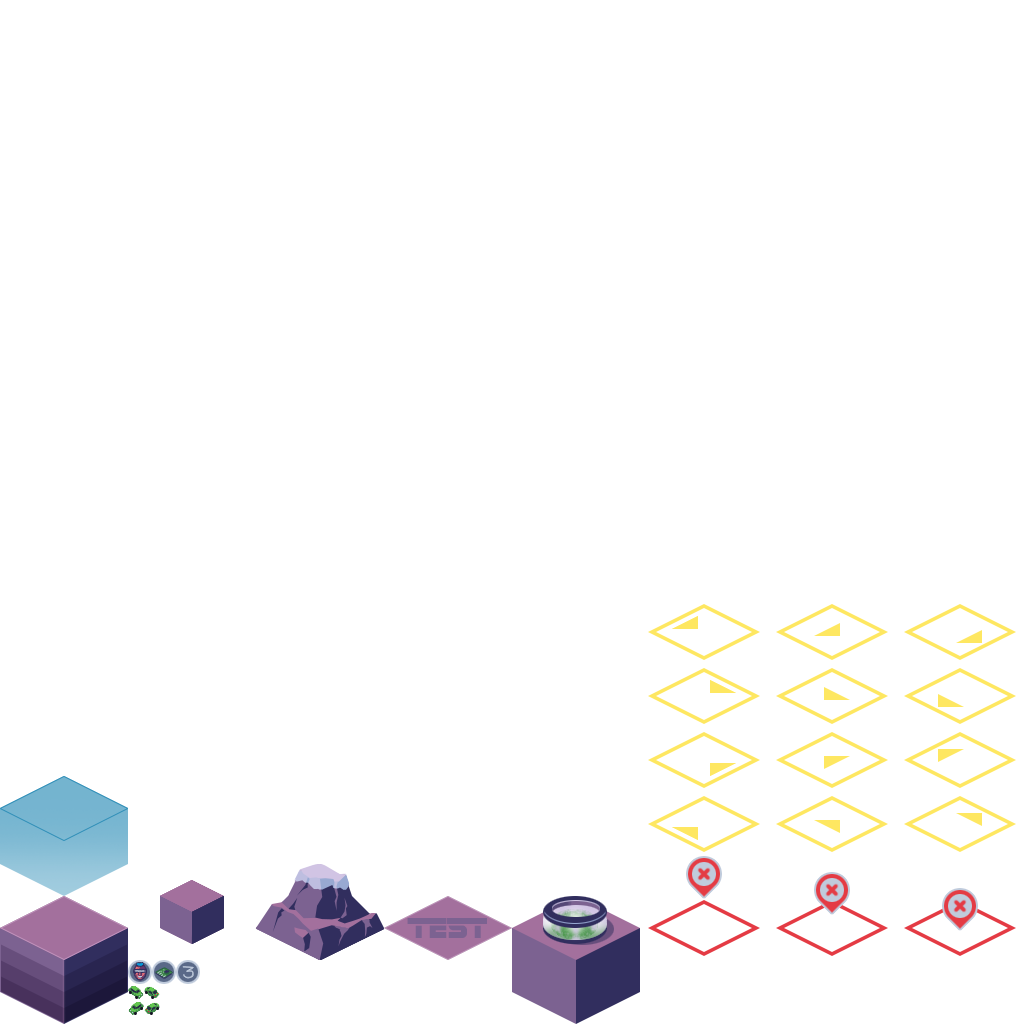
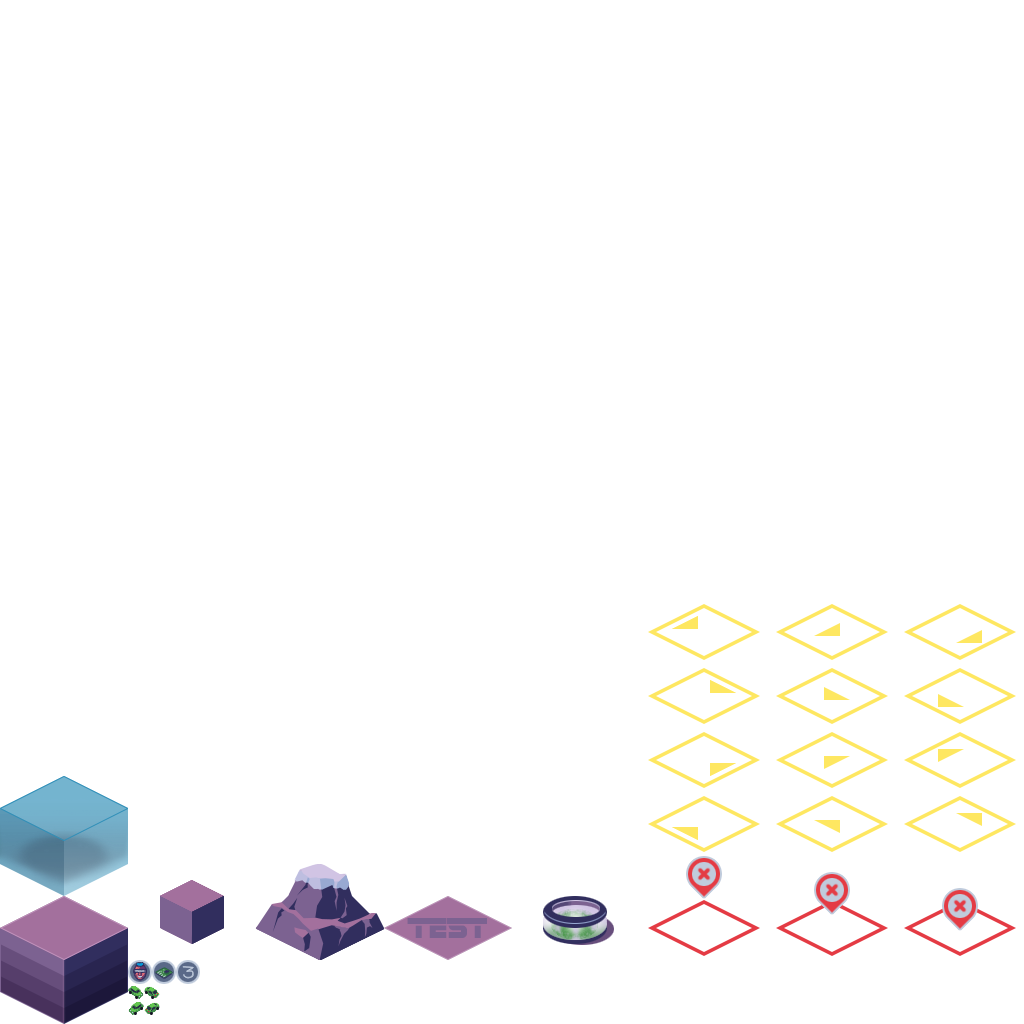
Comparing the layer stacks of the two 1024 × 1024 images. Changes:
added layer "Layer 41" (darken) above "Layer 42" over box(0, 806, 128, 889)
added layer "Layer 42" above "Water Tile" over box(0, 808, 64, 896)
hid "Base Tile copy 2" over box(512, 896, 640, 1024)
